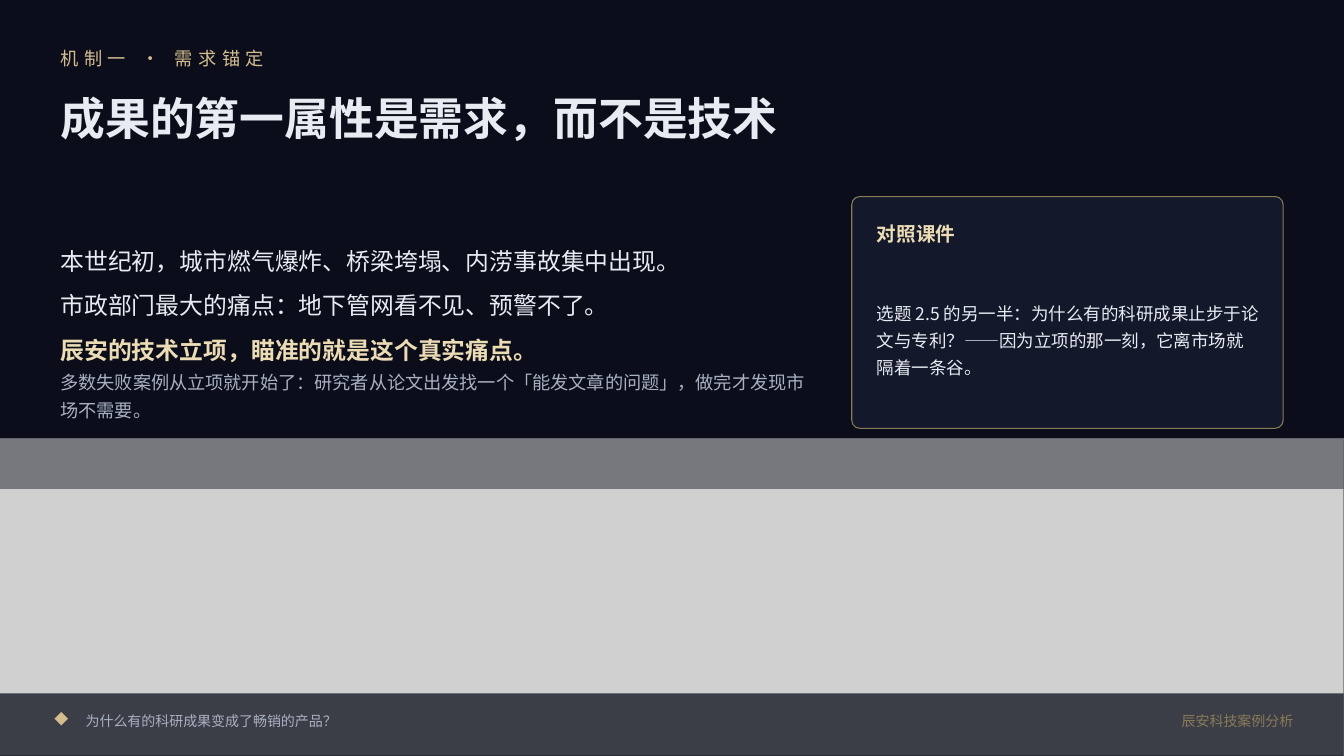
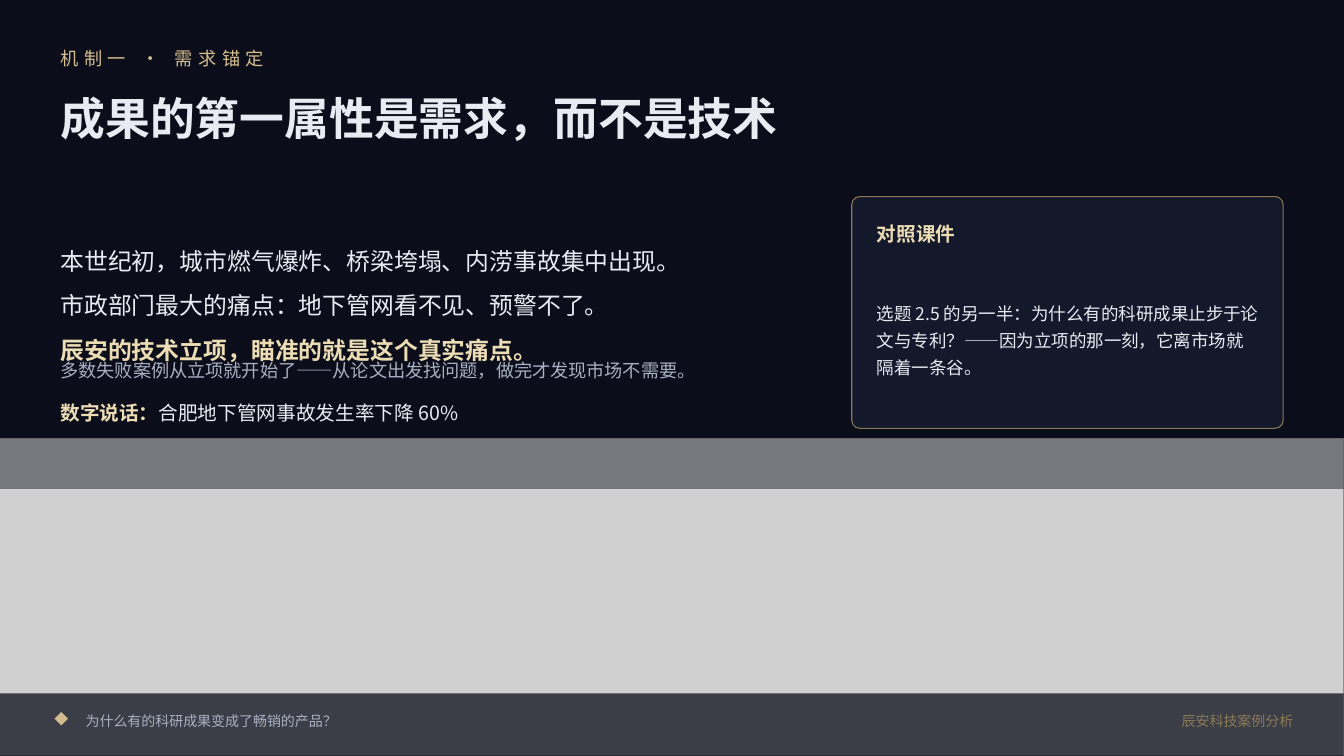
Before and after one commit to sdh0219/susu-tools, a slide deck: slide 5 of web/assets/files/小组案例分析报告-辰安科技.pptx. Drawn at 1344x756 pixels with LibreOffice and Linux fonts; fonts in the diff are those of the drawing; grey boxes stand for pictures. Boxes give left, top, right and bottom in pixels: in the first picture for what was removed or moved away, otherwise in the second. Text is boxed around its words. In the diff, an @@ line names an element or a change of style, - is before the commit and + after.

```diff
--- a/web/assets/files/小组案例分析报告-辰安科技.pptx
+++ b/web/assets/files/小组案例分析报告-辰安科技.pptx
@@ text at [60,358,695,379]: text changed @@
-多数失败案例从立项就开始了：研究者从论文出发找一个「能发文章的问题」，做完才发现市场不需要。
+多数失败案例从立项就开始了——从论文出发找问题，做完才发现市场不需要。
@@ text added at [60,403,459,422], 14 pt, text #E9EBF2 @@
+数字说话：合肥地下管网事故发生率下降 60%
```
Also in this commit, not shown: 3 other slides changed, 3 other files.
